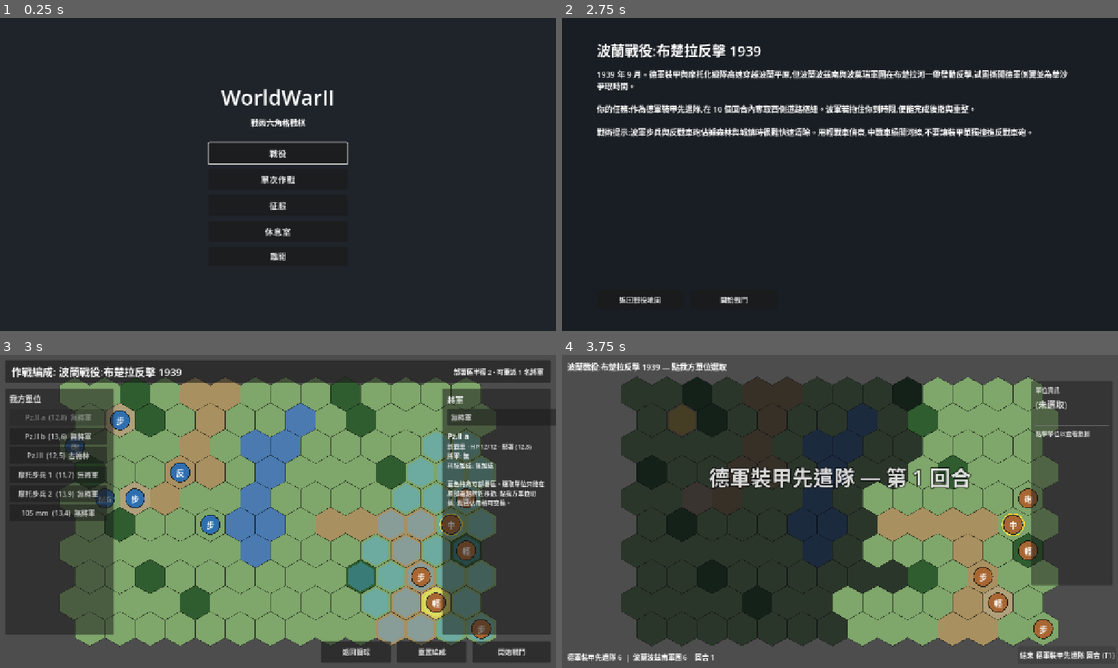
Above: before the commit, frames 1-4 (two rows, left to right).
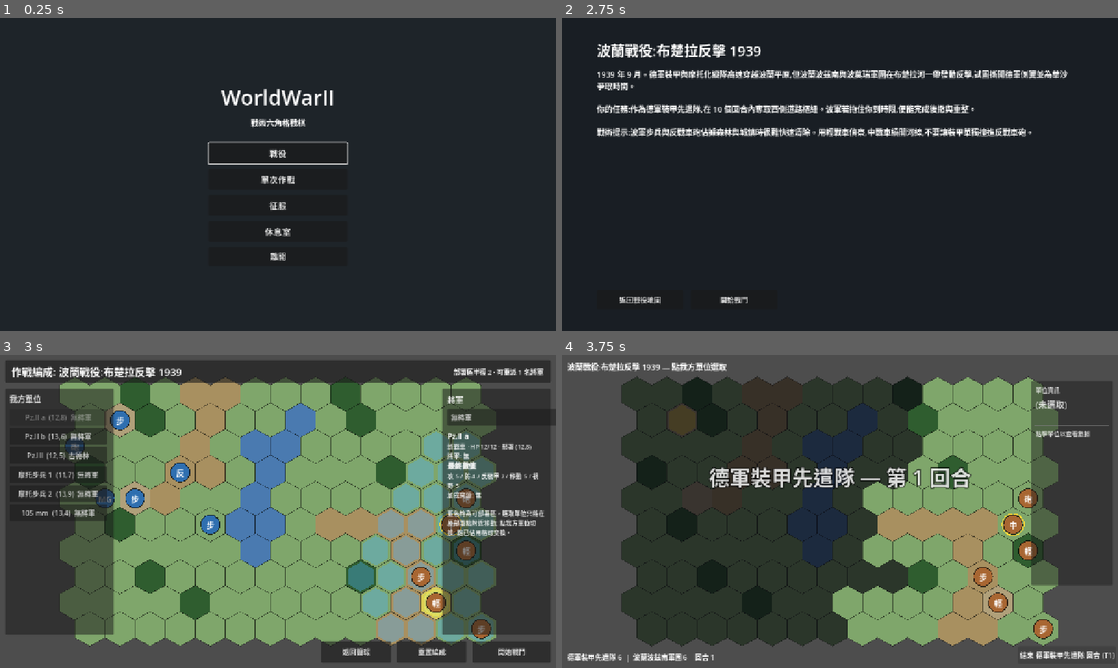
Above: after the commit, the same moments.

Repository: Fischer-Zhang/WorldWarII
Game: Godot game, scene res://scenes/main_menu.tscn
Two runs of this game, one before a commit and one after it. Both use one fixed random seed, a clock stepped at 60 frames per second and the inputs below.
Inputs:
- Up to frame 1 (0.25 s): no input
- Up to frame 2 (2.75 s): click "戰役" at 0.5 s; click "閃電戰與東進 1940-1941 (0/5) 德軍從西線突…" at 1.25 s; click "開始選定作戰" at 2 s
- Up to frame 3 (3 s): click "開始戰鬥" at 2.75 s
- Up to frame 4 (3.75 s): click "開始戰鬥" at 3.5 s

Frames 1-2 are identical in both runs. In frame 3, 1.8% of the frame differs, in the area x 80-98%, y 34-58%; in frame 4, nothing differs.

Commit message:
Show deployment upgrade breakdown

Diff:
--- a/scripts/ui/deployment.gd
+++ b/scripts/ui/deployment.gd
@@ -6,7 +6,7 @@
 const UnitFactory := preload("res://scripts/units/unit_factory.gd")
 const CampaignManager := preload("res://scripts/scenario/campaign_manager.gd")
 const DeploymentOverrides := preload("res://scripts/scenario/deployment_overrides.gd")
-const LoungeManager := preload("res://scripts/scenario/lounge_manager.gd")
+const UnitDetailFormatter := preload("res://scripts/ui/unit_detail_formatter.gd")
 
 const DEPLOY_RADIUS := 2
 
@@ -212,21 +212,10 @@
 			String(g.get("title_zh", "")),
 			"" if applies else " [color=#ff8a6a](不適配此兵種)[/color]",
 		])
-		lines.append("加成: 攻 %+d / 防 %+d / 反裝甲 %+d / 移動 %+d / 視野 %+d" % [
-			int(g.get("attack_bonus", 0)),
-			int(g.get("defense_bonus", 0)),
-			int(g.get("vs_armor_bonus", 0)),
-			int(g.get("move_bonus", 0)),
-			int(g.get("vision_bonus", 0)),
-		])
-		var level := int(selected_unit.general_upgrade_levels.get(selected_unit.general_id, 0))
-		if level > 0:
-			lines.append("將領升級 Lv %d: %s" % [
-				level,
-				LoungeManager.describe_mods(LoungeManager.general_upgrade_mods(g, level)),
-			])
-	if not selected_unit.tech_mods.is_empty():
-		lines.append("科技加成: %s" % LoungeManager.describe_mods(selected_unit.tech_mods))
+	var general_def := {}
+	if selected_unit.general_id != "":
+		general_def = DataLoader.get_general_def(selected_unit.general_id)
+	lines.append_array(UnitDetailFormatter.deployment_upgrade_lines(selected_unit, unit_def, general_def))
 	lines.append("")
 	lines.append("藍色格為可部署區。選取單位只能在原部署點附近移動; 點我方單位切換; 點已佔用格可交換。")
 	status_label.text = "部署區半徑 %d · 可重派 %d 名將軍" % [DEPLOY_RADIUS, general_pool.size()]
--- /dev/null
+++ b/scripts/ui/unit_detail_formatter.gd
@@ -0,0 +1,108 @@
+class_name UnitDetailFormatter
+extends RefCounted
+
+const CombatModifiers := preload("res://scripts/combat/combat_modifiers.gd")
+const LoungeManager := preload("res://scripts/scenario/lounge_manager.gd")
+
+const STAT_KEYS := ["attack", "defense", "vs_armor", "move", "vision"]
+
+static func deployment_upgrade_lines(unit, unit_def: Dictionary, general_def: Dictionary = {}) -> Array[String]:
+	var lines: Array[String] = []
+	lines.append("[b]最終數值[/b]")
+	lines.append(final_stats_line(unit, unit_def, general_def))
+
+	var source_lines := upgrade_source_lines(unit, general_def)
+	if source_lines.is_empty():
+		lines.append("加成來源: 無")
+	else:
+		lines.append("[b]加成來源[/b]")
+		lines.append_array(source_lines)
+	return lines
+
+static func final_stats_line(unit, unit_def: Dictionary, general_def: Dictionary = {}) -> String:
+	var mods := CombatModifiers.for_unit(unit, general_def)
+	return "攻 %d / 防 %d / 反裝甲 %d / 移動 %d / 視野 %d" % [
+		_stat_total(unit_def, mods, "attack"),
+		_stat_total(unit_def, mods, "defense"),
+		_stat_total(unit_def, mods, "vs_armor"),
+		_stat_total(unit_def, mods, "move"),
+		_stat_total(unit_def, mods, "vision"),
+	]
+
+static func upgrade_source_lines(unit, general_def: Dictionary = {}, include_active_effects: bool = false) -> Array[String]:
+	var lines: Array[String] = []
+
+	var rank := int(unit.get("rank"))
+	var rank_mods := _rank_mods(rank)
+	if _has_nonzero(rank_mods):
+		lines.append("老兵 R%d: %s" % [rank, LoungeManager.describe_mods(rank_mods)])
+
+	if not general_def.is_empty() and _general_applies_to(unit, general_def):
+		var base_mods := _general_base_mods(general_def)
+		if _has_nonzero(base_mods):
+			lines.append("將軍基礎: %s" % LoungeManager.describe_mods(base_mods))
+
+		var general_levels_var: Variant = unit.get("general_upgrade_levels")
+		var general_id := String(unit.get("general_id"))
+		if general_levels_var is Dictionary and general_id != "":
+			var general_levels: Dictionary = general_levels_var
+			var level := int(general_levels.get(general_id, 0))
+			var upgrade_mods := LoungeManager.general_upgrade_mods(general_def, level)
+			if level > 0 and _has_nonzero(upgrade_mods):
+				lines.append("將領升級 Lv %d: %s" % [level, LoungeManager.describe_mods(upgrade_mods)])
+
+	var tech_mods_var: Variant = unit.get("tech_mods")
+	if tech_mods_var is Dictionary:
+		var tech_mods: Dictionary = tech_mods_var
+		if _has_nonzero(tech_mods):
+			lines.append("科技: %s" % LoungeManager.describe_mods(tech_mods))
+
+	if include_active_effects and unit.get("active_effects") != null:
+		var active_effects: Array = unit.get("active_effects")
+		if not active_effects.is_empty():
+			var active_mods: Dictionary = unit.aggregated_self_mods()
+			if _has_nonzero(active_mods):
+				lines.append("戰術效果: %s" % LoungeManager.describe_mods(active_mods))
+	return lines
+
+static func _stat_total(unit_def: Dictionary, mods: Dictionary, stat: String) -> int:
+	return int(unit_def.get(stat, 0)) + int(mods.get(stat, 0))
+
+static func _rank_mods(rank: int) -> Dictionary:
+	var mods := _empty_mods()
+	if rank >= 1:
+		mods.attack += 1
+	if rank >= 2:
+		mods.defense += 1
+	if rank >= 3:
+		mods.move += 1
+		mods.vision += 1
+	return mods
+
+static func _general_base_mods(general_def: Dictionary) -> Dictionary:
+	var mods := _empty_mods()
+	mods.attack = int(general_def.get("attack_bonus", 0))
+	mods.defense = int(general_def.get("defense_bonus", 0))
+	mods.vs_armor = int(general_def.get("vs_armor_bonus", 0))
+	mods.move = int(general_def.get("move_bonus", 0))
+	mods.vision = int(general_def.get("vision_bonus", 0))
+	return mods
+
+static func _general_applies_to(unit, general_def: Dictionary) -> bool:
+	var applies: Array = general_def.get("applies_to", [])
+	return String(unit.get("type_id")) in applies
+
+static func _has_nonzero(mods: Dictionary) -> bool:
+	for stat in STAT_KEYS:
+		if int(mods.get(stat, 0)) != 0:
+			return true
+	return false
+
+static func _empty_mods() -> Dictionary:
+	return {
+		"attack": 0,
+		"defense": 0,
+		"vs_armor": 0,
+		"move": 0,
+		"vision": 0,
+	}
